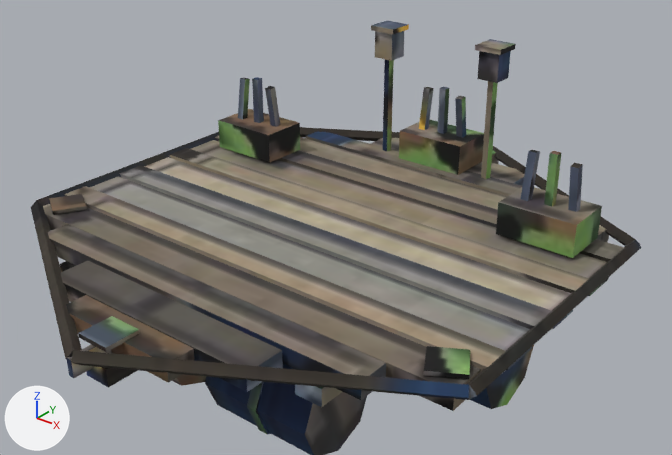
A saved change to the glTF model client/public/city/raft-c-age10.glb.
The view is the same before and after, from a 50 mm camera at (1.588, -1.923, 1.559) aimed at (0.044, 0.007, 0.363). Every picture has the same lights, and +X, +Y and +Z are marked at lower left. The older version comes first. Where no turn or scale is listed for an object, it has been applied to the vertices. Vertices at exactly the same position are counted once.

Objects in the first picture: 'raft-c-age10'.
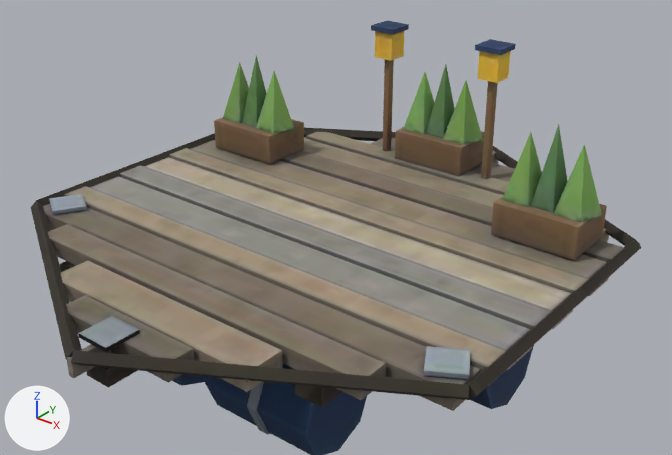
Edits to the scene script, one JSON object a line:
```json
{"block": "me_raft_c_age10", "where": "# used by ob_raft_c_age10; location = (0.0, 0.0, 0.409)"}
{"op": "remove", "block": "me_raft_c_age10", "code": "me_raft_c_age10.from_pydata(...)  # 584 vertices, 952 faces; spans x -0.8..0.8, y -0.91..0.91, z -0.4..0.4"}
{"op": "add", "block": "me_raft_c_age10", "code": "me_raft_c_age10.from_pydata(...)  # 566 vertices, 916 faces; spans x -0.8..0.8, y -0.91..0.91, z -0.4..0.4"}
{"block": "me_raft_c_age10", "change": "me_raft_c_age10 part 1: a new loose piece, a box spanning x 0.43..0.69, y 0.24..0.42, z -0.038..0.061, in mat_baked (picture img_image_0)"}
{"block": "me_raft_c_age10", "change": "me_raft_c_age10 part 2: a new loose piece, a box spanning x -0.13..0.13, y 0.55..0.73, z -0.038..0.061, in mat_baked (picture img_image_0)"}
{"block": "me_raft_c_age10", "change": "me_raft_c_age10 part 3: a new loose piece, a 5-sided cone pointing to +z spanning x -0.15..-0.01, y 0.58..0.71, z 0.06..0.26, in mat_baked (picture img_image_0)"}
{"block": "me_raft_c_age10", "change": "me_raft_c_age10 part 4: the loose piece of 8 vertices spanning x -0.01..0.01, y 0.63..0.65, z 0.03..0.22 is deleted"}
{"block": "me_raft_c_age10", "change": "me_raft_c_age10 part 5: the loose piece of 8 vertices spanning x 0.06..0.08, y 0.62..0.66, z 0.04..0.2 is deleted"}
{"block": "me_raft_c_age10", "change": "me_raft_c_age10 part 6: the loose piece of 8 vertices spanning x -0.5..-0.48, y 0.31..0.35, z 0.04..0.2 is deleted"}
{"block": "me_raft_c_age10", "change": "me_raft_c_age10 part 7: the loose piece of 8 vertices spanning x 0.62..0.64, y 0.31..0.35, z 0.04..0.2 is deleted"}
{"block": "me_raft_c_age10", "change": "me_raft_c_age10 part 8"}
{"block": "me_raft_c_age10", "change": "37 vertices are removed from x -0.64..0.68, y 0.25..0.72, z -0.04..0.22"}
{"block": "me_raft_c_age10", "change": "84 faces are deleted"}
{"block": "me_raft_c_age10", "change": "27 vertices move from x -0.68..0.68, y 0.25..0.72, z -0.04..0.22 to x -0.71..0.64, y 0.24..0.7, z -0.04..0.3"}
{"block": "me_raft_c_age10", "change": "24 vertices are added at x -0.68..0.71, y 0.27..0.71, z 0.06..0.3"}
{"block": "me_raft_c_age10", "change": "5 new vertices lie (0.08, 0.0, 0.0) away from vertices in x -0.6..0.68, y 0.25..0.56, z 0.06"}
{"block": "me_raft_c_age10", "change": "64 new faces join them"}
{"block": "me_raft_c_age10", "change": "me_raft_c_age10 part 9: 781 kept faces spanning x -0.8..0.8, y -0.91..0.91, z -0.4..0.4 get new texture (UV) coordinates"}
```

Location of each change, (x1, y1, x2, y2) in pixels of the pictures (672 x 455 px; the box of a moved part takes in the faces that stretch with it):
```json
{"part": 1, "of": "me_raft_c_age10", "change": "added", "after": [491, 197, 607, 260], "on screen": "brown"}
{"part": 2, "of": "me_raft_c_age10", "change": "added", "after": [395, 127, 484, 176], "on screen": "brown"}
{"part": 3, "of": "me_raft_c_age10", "change": "added", "after": [404, 72, 434, 134], "on screen": "green"}
{"part": 4, "of": "me_raft_c_age10", "change": "deleted", "before": [437, 86, 450, 134]}
{"part": 5, "of": "me_raft_c_age10", "change": "deleted", "before": [455, 96, 466, 138]}
{"part": 6, "of": "me_raft_c_age10", "change": "deleted", "before": [265, 86, 280, 127]}
{"part": 7, "of": "me_raft_c_age10", "change": "deleted", "before": [568, 162, 583, 212], "on screen": "blue"}
{"part": 8, "of": "me_raft_c_age10", "change": "moved or reshaped", "before": [218, 77, 602, 258], "after": [214, 55, 602, 222]}
{"part": 9, "of": "me_raft_c_age10", "change": "surface changed", "before": [31, 21, 625, 455], "after": [31, 21, 625, 455]}
```
